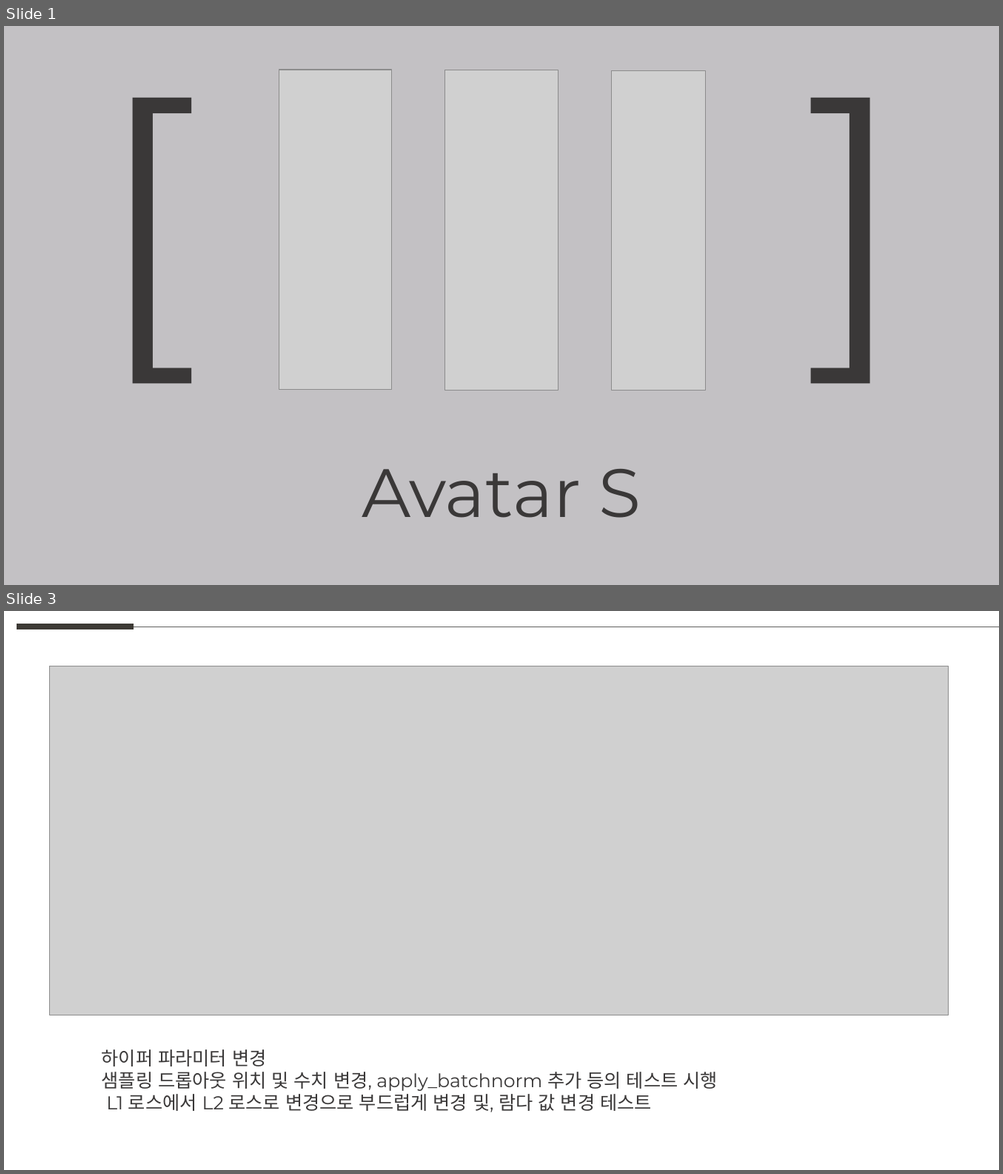
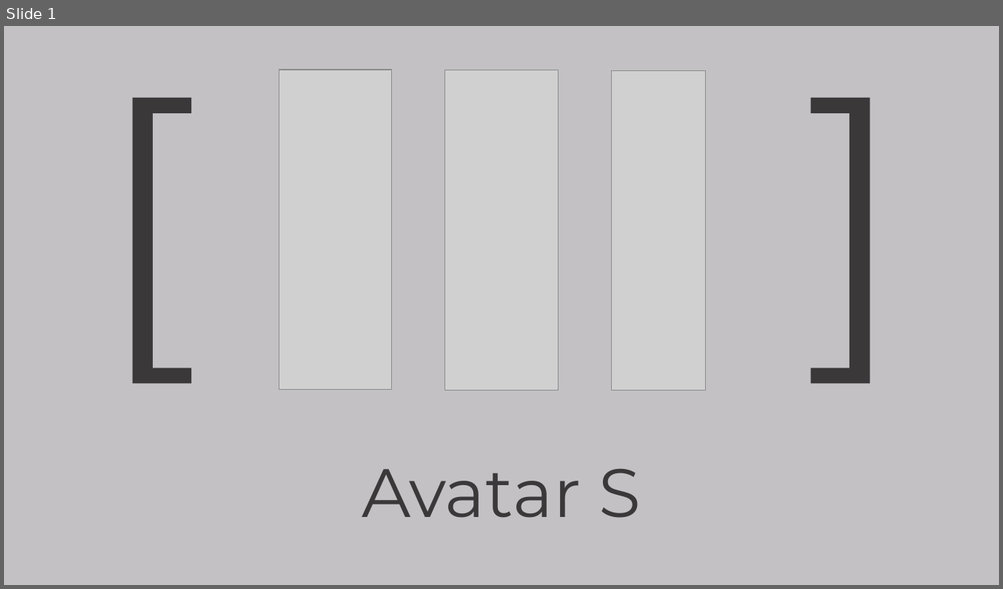
Before and after one commit to weaknessHero/Project_AvatarS, a slide deck: 발표자료/업데이트/LJHPPT.pptx. Shown one above the other, each under a label of ours: slides 1 and 3 before the commit, slide 1 after it; the slides between them are not shown. The pictures are 1003x1174 and 1003x589 pixels, drawn with LibreOffice and Linux fonts; fonts in the diff are those of the drawing; grey boxes stand for pictures. Boxes give left, top, right and bottom in pixels: in the first picture for what was removed or moved away, otherwise in the second. Text is boxed around its words. In the diff, an @@ line names an element or a change of style, - is before the commit and + after.

```diff
--- a/발표자료/업데이트/LJHPPT.pptx
+++ b/발표자료/업데이트/LJHPPT.pptx
@@ slide 3 removed at <box>4,611,999,1170</box>, background #FFFFFF @@
@@ line removed from (17, 627) to (134, 627) @@
@@ line removed from (134, 627) to (999, 627) @@
@@ picture removed at <box>50,667,948,1015</box> @@
@@ text removed at <box>102,1050,717,1113</box> @@
-하이퍼 파라미터 변경
-샘플링 드롭아웃 위치 및 수치 변경, apply_batchnorm 추가 등의 테스트 시행
-L1 로스에서 L2 로스로 변경으로 부드럽게 변경 및, 람다 값 변경 테스트
```
Also in this commit, not shown: 1 slide added, 1 other slide removed.
